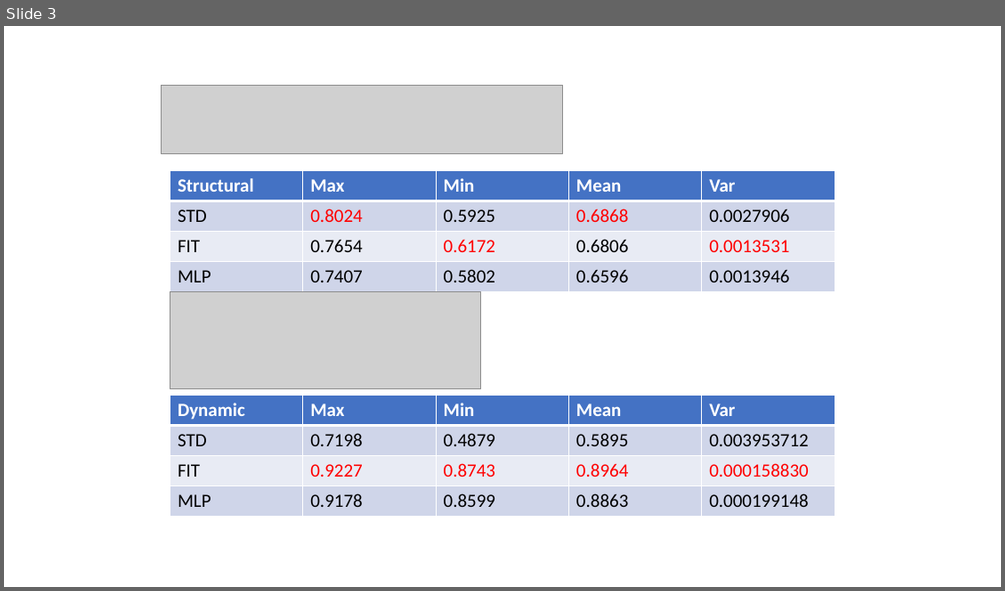
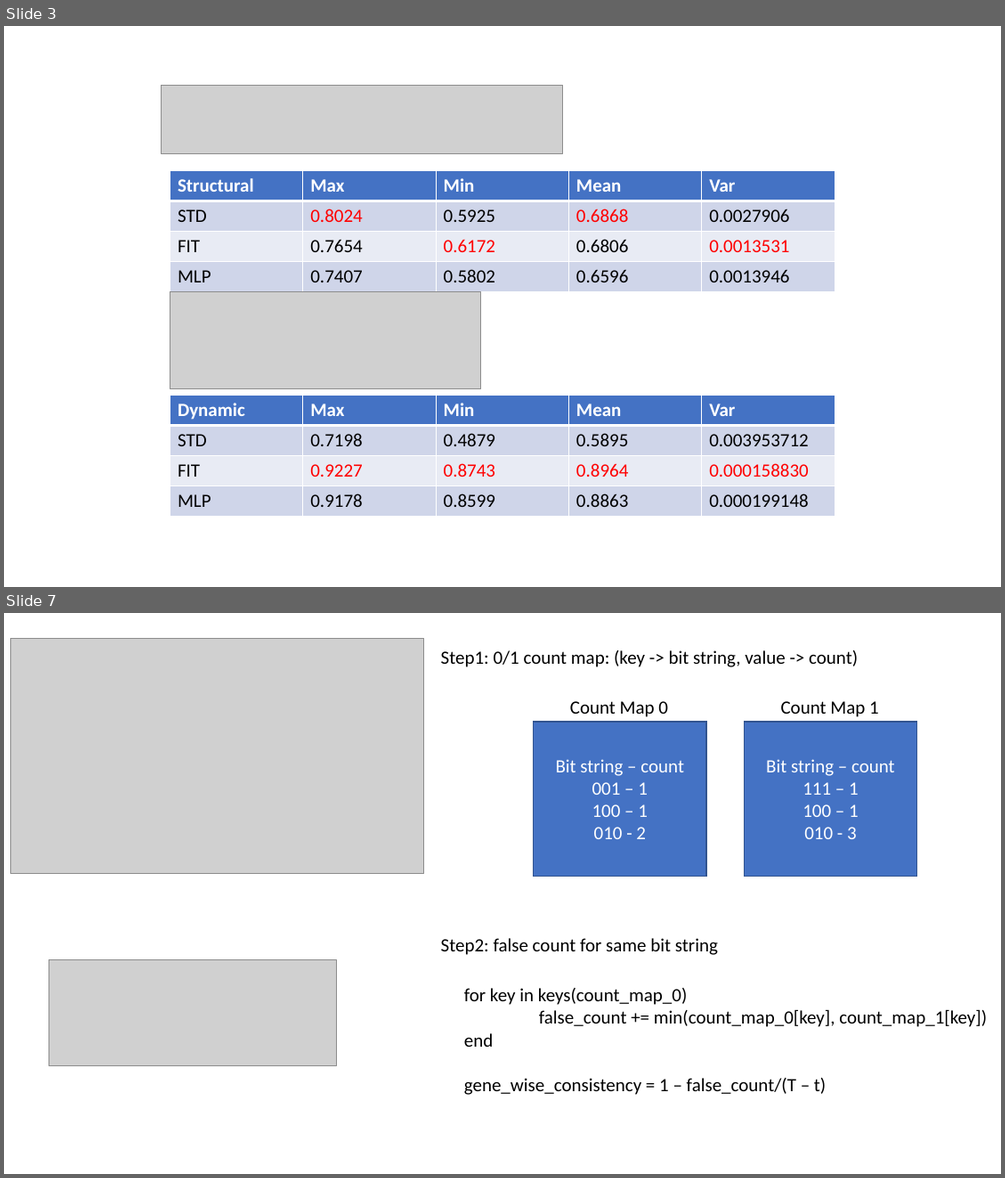
Before and after one commit to oatoul/learn-julia, a slide deck: experiments/CGP.pptx. Shown one above the other, each under a label of ours: slide 3 before the commit, slides 3 and 7 after it; the slides between them are not shown. The pictures are 1005x591 and 1005x1178 pixels, drawn with LibreOffice and Linux fonts; fonts in the diff are those of the drawing; grey boxes stand for pictures. Boxes give left, top, right and bottom in pixels: in the first picture for what was removed or moved away, otherwise in the second. Text is boxed around its words. In the diff, an @@ line names an element or a change of style, - is before the commit and + after.

```diff
--- a/experiments/CGP.pptx
+++ b/experiments/CGP.pptx
@@ slide 7 added at bbox=[4, 613, 1001, 1174], background #FFFFFF @@
@@ picture added at bbox=[11, 639, 423, 873] @@
@@ text added at bbox=[441, 650, 858, 667], 18 pt, text #000000 @@
+Step1: 0/1 count map: (key -> bit string, value -> count)
@@ text added at bbox=[570, 701, 668, 717], 18 pt, text #000000 @@
+Count Map 0
@@ text added at bbox=[781, 701, 879, 717], 18 pt, text #000000 @@
+Count Map 1
@@ rectangle added at bbox=[534, 722, 706, 876], fill #4472C4, outline #325491 1 pt, 18 pt, text #FFFFFF @@
+Bit string – count
+001 – 1
+100 – 1
+010 - 2
@@ rectangle added at bbox=[744, 722, 917, 876], fill #4472C4, outline #325491 1 pt, 18 pt, text #FFFFFF @@
+Bit string – count
+111 – 1
+100 – 1
+010 - 3
@@ picture added at bbox=[48, 959, 336, 1065] @@
@@ text added at bbox=[441, 938, 718, 955], 18 pt, text #000000 @@
+Step2: false count for same bit string
@@ text added at bbox=[464, 988, 987, 1094], 18 pt, text #000000 @@
+for key in keys(count_map_0)
+false_count += min(count_map_0[key], count_map_1[key])
+end
+gene_wise_consistency = 1 – false_count/(T – t)
```
Also in this commit, not shown: 2 slides changed, 2 other slides added, 6 other files.
